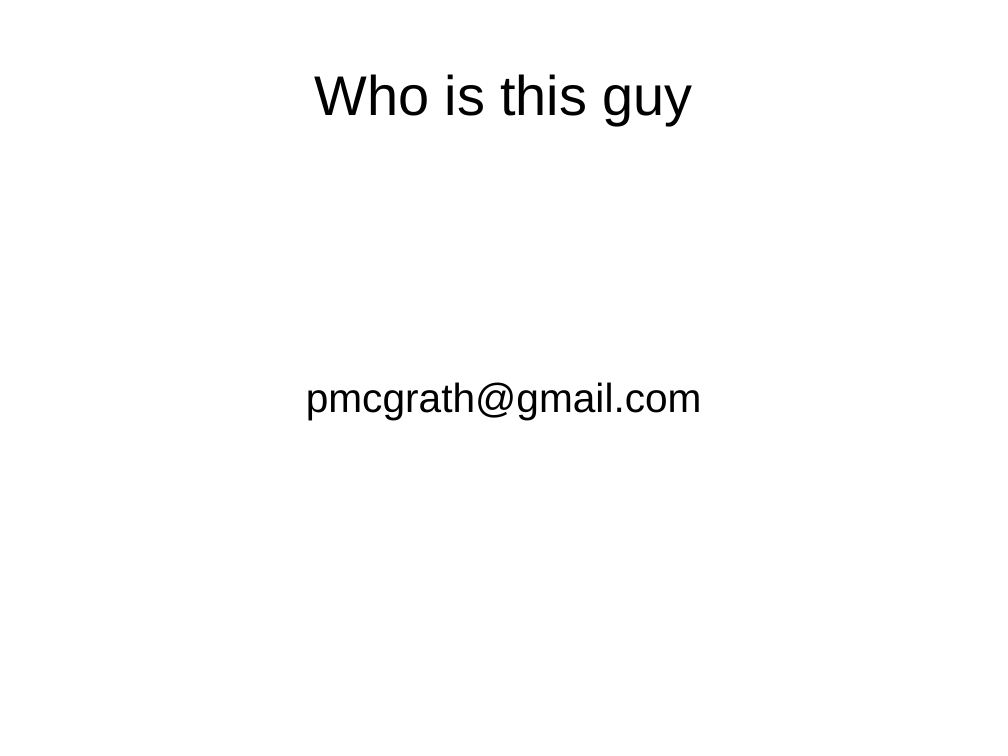
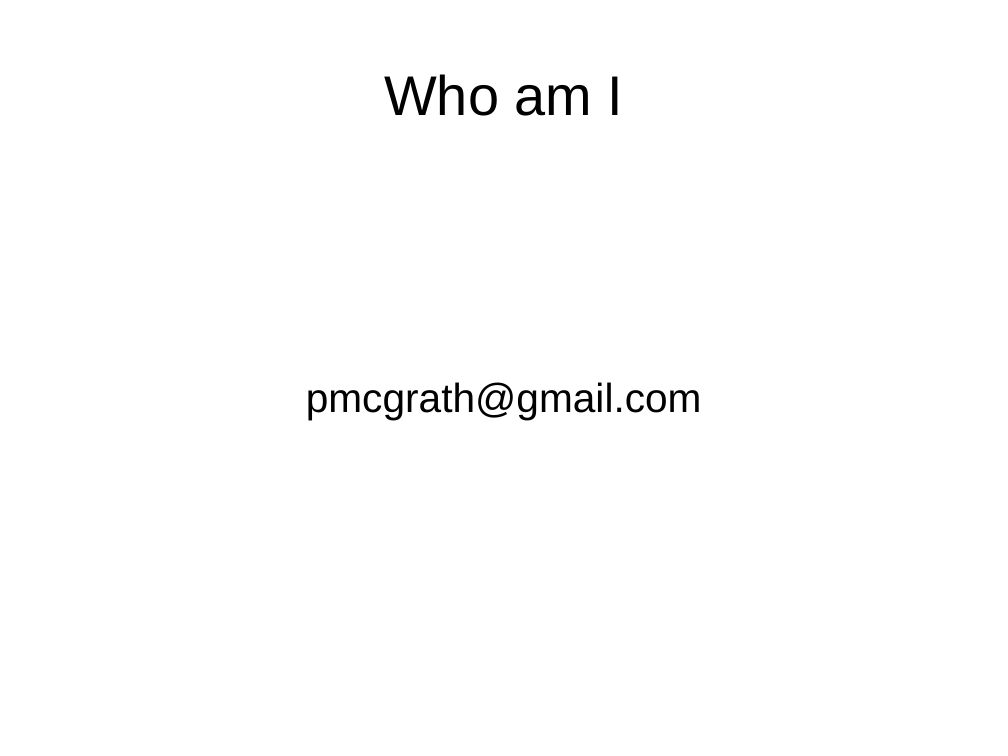
Before and after one commit to pmcgrath/presentations, a slide deck: slide 1 of corkaltnet_docker_20141118/corkaltnet_docker_20141118.odp. Drawn at 1008x756 pixels with LibreOffice and Linux fonts; fonts in the diff are those of the drawing. Boxes give left, top, right and bottom in pixels: in the first picture for what was removed or moved away, otherwise in the second. Text is boxed around its words. In the diff, an @@ line names an element or a change of style, - is before the commit and + after.

```diff
--- a/corkaltnet_docker_20141118/corkaltnet_docker_20141118.odp
+++ b/corkaltnet_docker_20141118/corkaltnet_docker_20141118.odp
@@ title at bbox=[384, 74, 623, 116]: text changed @@
-Who is this guy
+Who am I
```
Also in this commit, not shown: 10 other slides changed, 11 other files.
